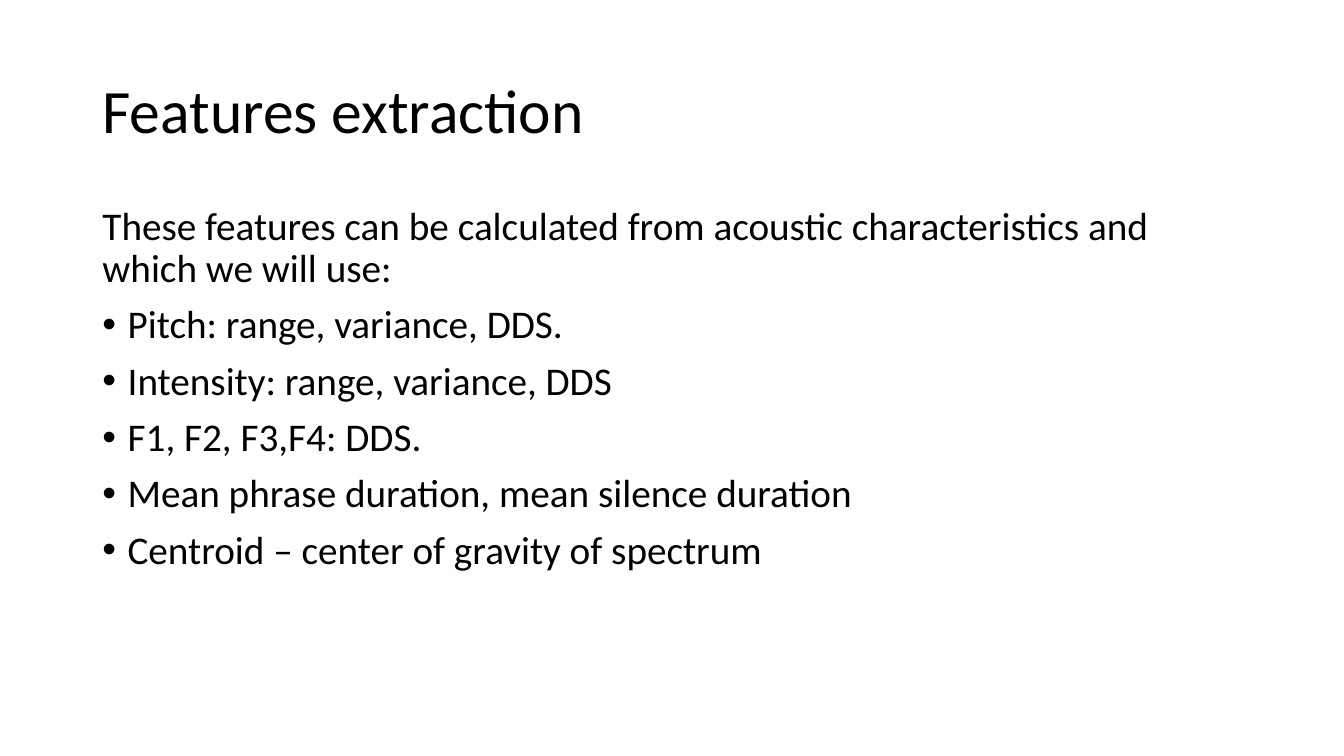
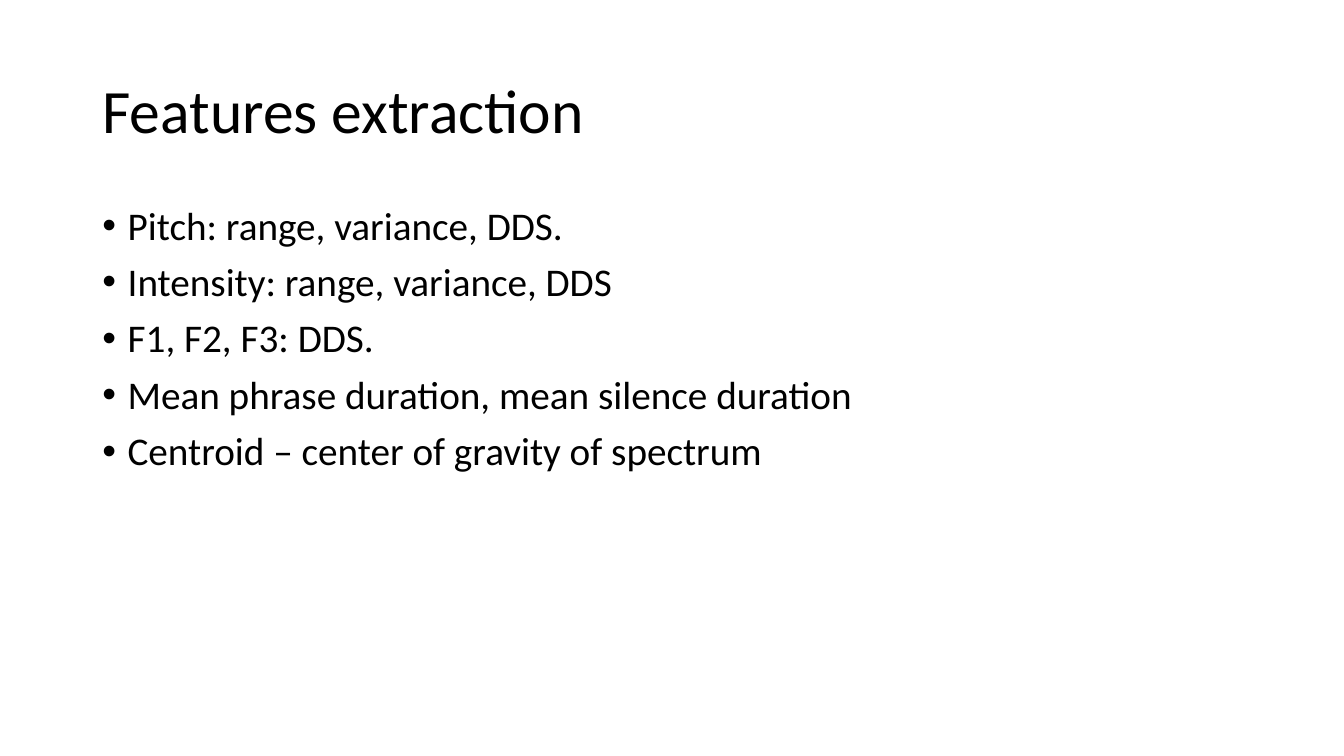
Before and after one commit to aydar-musin/Thesis, a slide deck: slide 18 of Thesis.pptx (slide 17 before the commit). Drawn at 1344x756 pixels with LibreOffice and Linux fonts; fonts in the diff are those of the drawing. Boxes give left, top, right and bottom in pixels: in the first picture for what was removed or moved away, otherwise in the second. Text is boxed around its words. In the diff, an @@ line names an element or a change of style, - is before the commit and + after.

```diff
--- a/Thesis.pptx
+++ b/Thesis.pptx
@@ text at (102,212,1148,283): paragraph removed @@
-These features can be calculated from acoustic characteristics and which we will use:
@@ text at (128,326,374,357): text changed @@
-• F1, F2, F3,F4: DDS.
+• F1, F2, F3: DDS.
```
Also in this commit, not shown: 13 other slides changed, 14 slides added, 3 slides removed, 30 other files.
